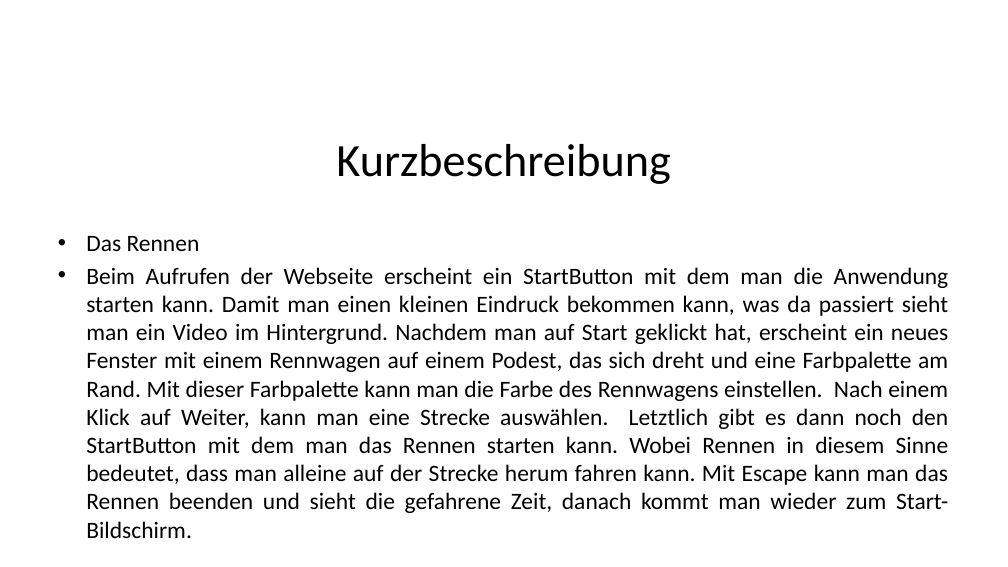
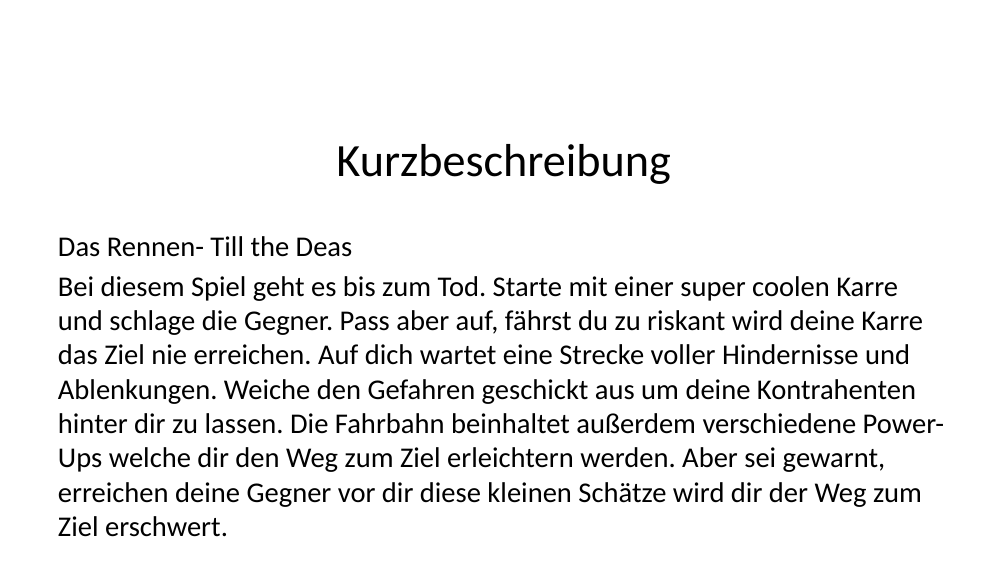
Before and after one commit to fdai3905/GDV2015, a slide deck: slide 3 of Planung/GDV- Das Projekt2.0.pptx. Drawn at 1008x567 pixels with LibreOffice and Linux fonts; fonts in the diff are those of the drawing; background and template pictures are left out. Boxes give left, top, right and bottom in pixels: in the first picture for what was removed or moved away, otherwise in the second. Text is boxed around its words. In the diff, an @@ line names an element or a change of style, - is before the commit and + after.

Commit message:
Überarbeitung 1

```diff
--- a/Planung/GDV- Das Projekt2.0.pptx
+++ b/Planung/GDV- Das Projekt2.0.pptx
@@ text at (x1=58, y1=236, x2=944, y2=507): text changed; size 22.4 to 27.2 pt @@
-• Das Rennen
-• Beim Aufrufen der Webseite erscheint ein StartButton mit dem man die Anwendung starten kann. Damit man einen kleinen Eindruck bekommen kann, was da passiert sieht man ein Video im Hintergrund. Nachdem man auf Start geklickt hat, erscheint ein neues Fenster mit einem Rennwagen auf einem Podest, das sich dreht und eine Farbpalette am Rand. Mit dieser Farbpalette kann man die Farbe des Rennwagens einstellen. Nach einem Klick auf Weiter, kann man eine Strecke auswählen. Letztlich gibt es dann noch den StartButton mit dem man das Rennen starten kann. Wobei Rennen in diesem Sinne bedeutet, dass man alleine auf der Strecke herum fahren kann. Mit Escape kann man das Rennen beenden und sieht die gefahrene Zeit, danach kommt man wieder zum Start-Bildschirm.
+Das Rennen- Till the Deas
+Bei diesem Spiel geht es bis zum Tod. Starte mit einer super coolen Karre und schlage die Gegner. Pass aber auf, fährst du zu riskant wird deine Karre das Ziel nie erreichen. Auf dich wartet eine Strecke voller Hindernisse und Ablenkungen. Weiche den Gefahren geschickt aus um deine Kontrahenten hinter dir zu lassen. Die Fahrbahn beinhaltet außerdem verschiedene Power-Ups welche dir den Weg zum Ziel erleichtern werden. Aber sei gewarnt, erreichen deine Gegner vor dir diese kleinen Schätze wird dir der Weg zum Ziel erschwert.
```
